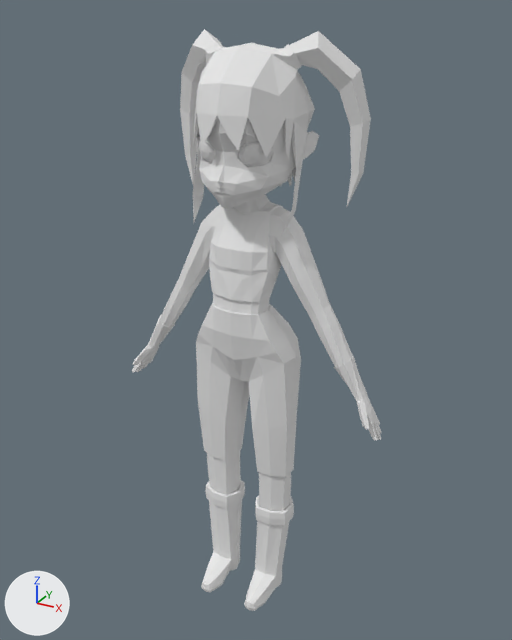
A saved change to the Blender file 02_PRODUCTION/model.blend.
Before and after are seen from a 50 mm camera at (0.722, -1.291, 1.374) aimed at (-0.002, 0.026, 0.716). Arrows for +X, +Y and +Z are at lower left; the lights stay in place.

The first picture shows 'eye', 'model'.
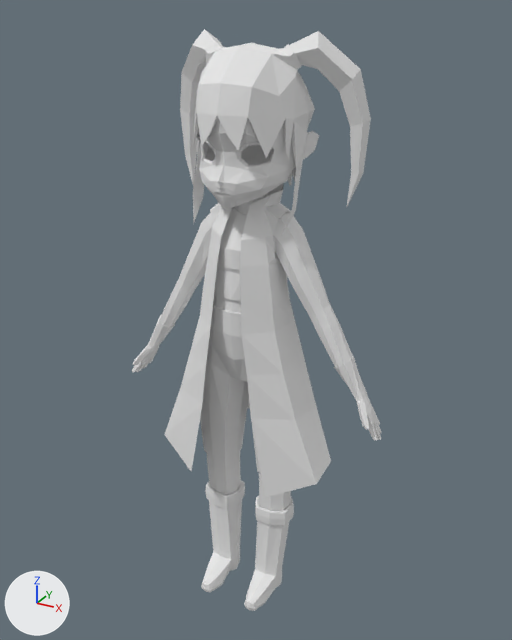
Edits to the bpy script that builds the scene:
```text
Change ob_eye:
    ob_eye.rotation_euler: (0.2, 0.0, 0.0) -> (0.0, 0.0, 0.0)  # degrees (11, 0, 0) -> degrees (0, 0, 0)
    ob_eye.scale: (1.07, 1.07, 1.07) -> (1.0, 1.0, 1.0)
    add ob_eye.hide_viewport = True
Change ob_jacket:
    remove ob_jacket.hide_viewport = True
```

Changed parts and their boxes (x1, y1, x2, y2) in the pictures (512 x 640 px):
'jacket', shown
    after: (164, 183, 331, 497)
'eye', hidden
    before: (198, 139, 274, 167)
